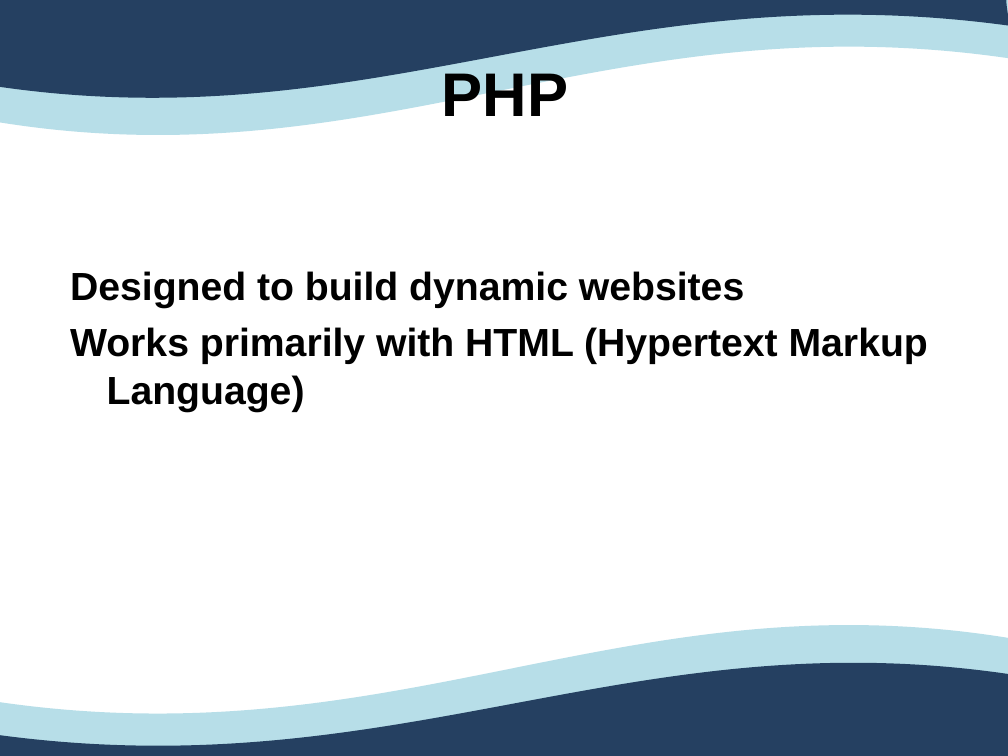
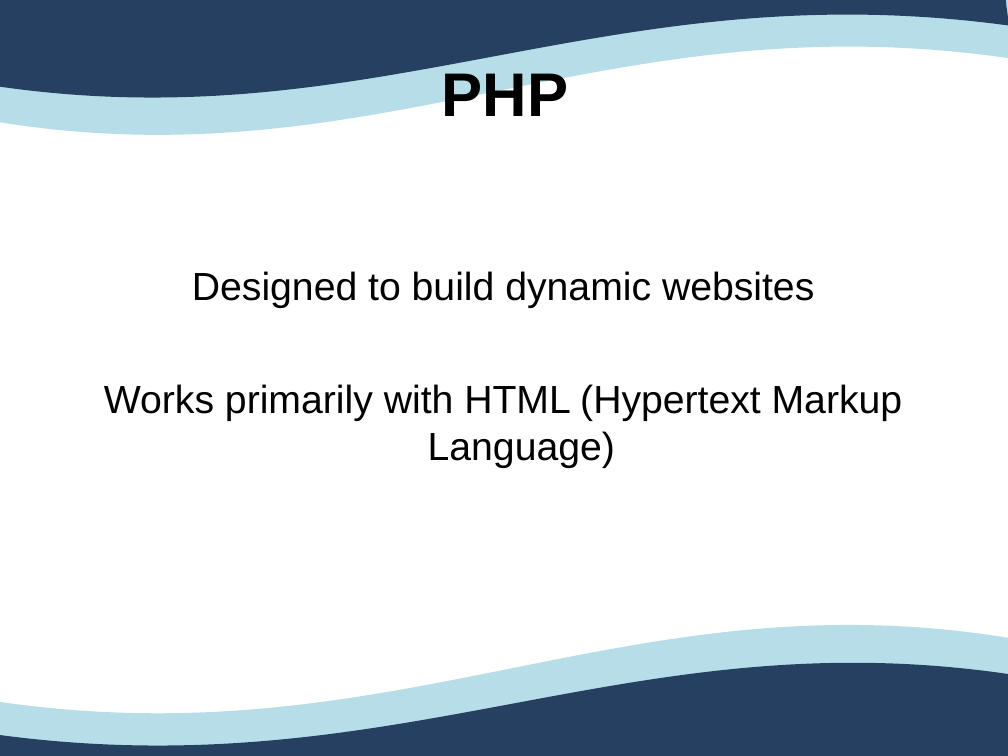
Before and after one commit to Ovan33/Immobilier, a slide deck: slide 4 of docs/Rapport/ProjetTuteureAnglais.ppt. Drawn at 1008x756 pixels with LibreOffice and Linux fonts; fonts in the diff are those of the drawing. Boxes give left, top, right and bottom in pixels: in the first picture for what was removed or moved away, otherwise in the second. Text is boxed around its words. In the diff, an @@ line names an element or a change of style, - is before the commit and + after.

```diff
--- a/docs/Rapport/ProjetTuteureAnglais.ppt
+++ b/docs/Rapport/ProjetTuteureAnglais.ppt
@@ freeform shape at (0, 0, 1008, 135): outline redrawn @@
@@ text "Designed to build dynamic websites" at (104, 271, 903, 468): bold off; alignment left to centre @@
```
Also in this commit, not shown: 23 other slides changed, 1 slide added, 1 slide removed, 10 other files.
